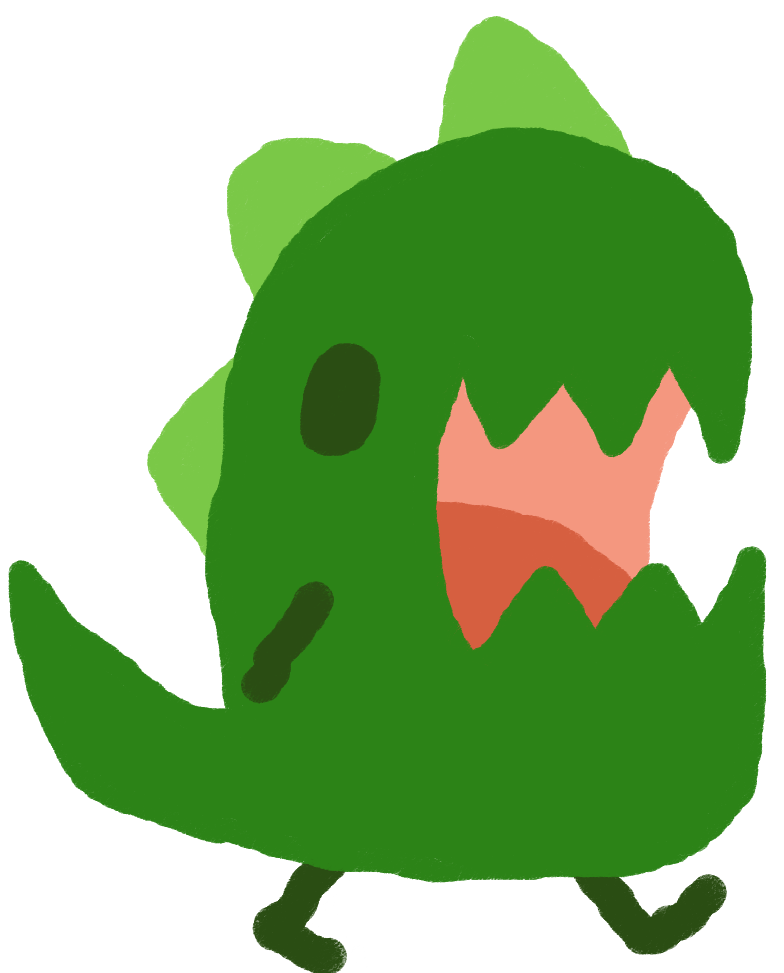
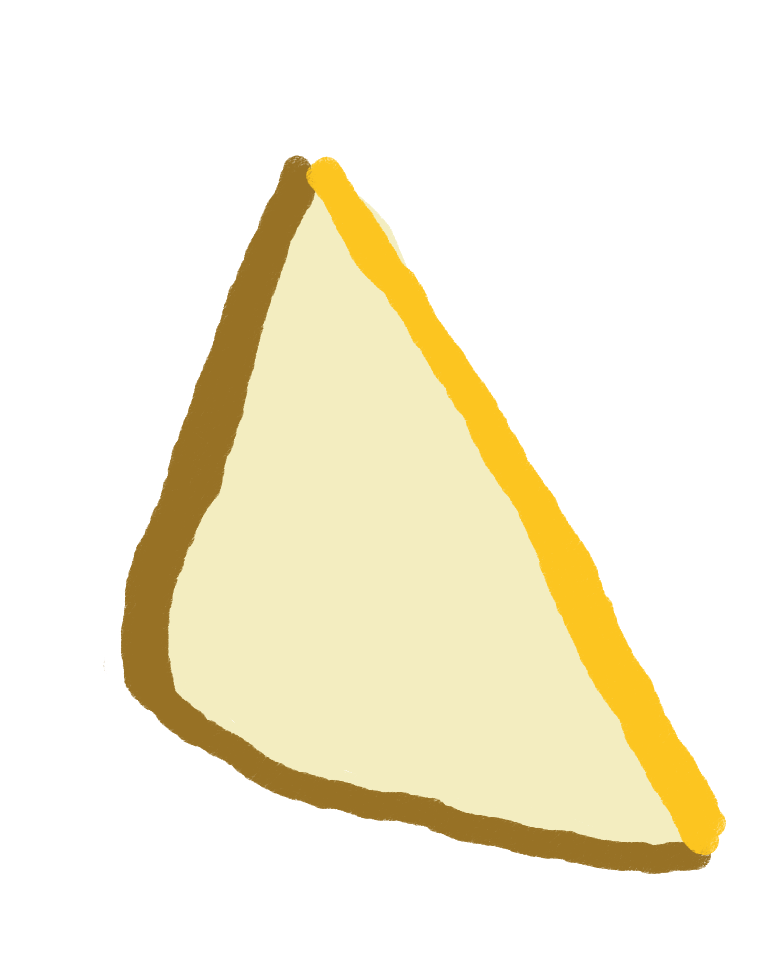
The second (784, 973) image is a revision of the first. Changes to its layers:
added layer "Paint Layer 14" above "Paint Layer 13" over (256, 128, 767, 896)
added layer "Paint Layer 13" above "Clipping Group 16" over (64, 128, 767, 896)
added group "Clipping Group 16" with 2 layers above "Group 10" over (128, 128, 704, 896)
added layer "Paint Layer 12" in group "Clipping Group 16" over (128, 128, 704, 896)
moved "Paint Layer 8" into group "Group 11", painted on it over (190, 547, 510, 973)
moved "Paint Layer 6" into group "Group 11" over (254, 291, 382, 483)
moved "Paint Layer 4" into group "Group 11", painted on it over (8, 99, 767, 931)
moved "Paint Layer 5" into group "Group 11", painted on it over (126, 16, 638, 611)
moved "Paint Layer 7" into group "Group 11" over (382, 227, 766, 739)
moved "Paint Layer 9" into group "Group 11" over (192, 768, 759, 973)
